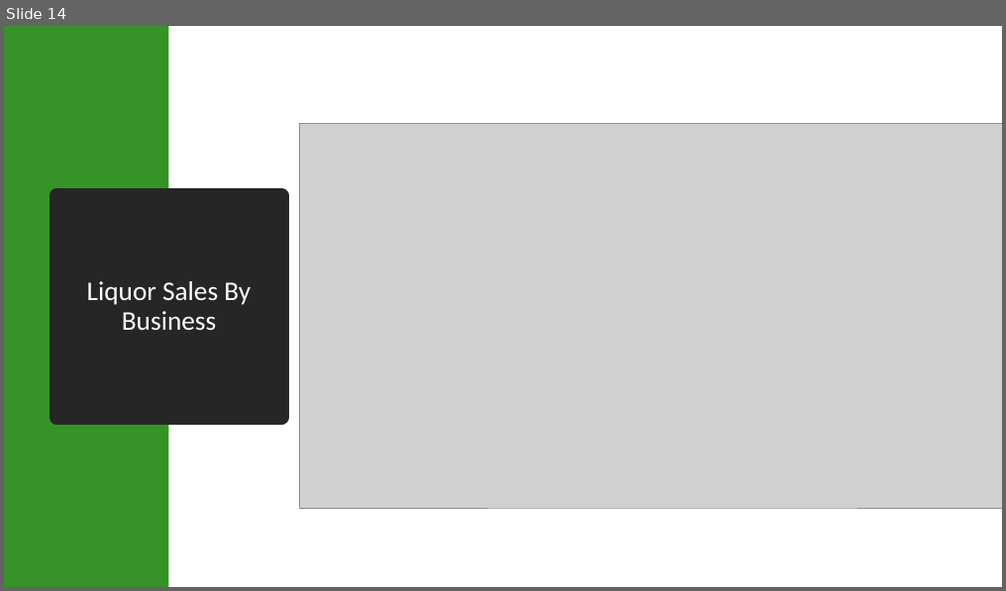
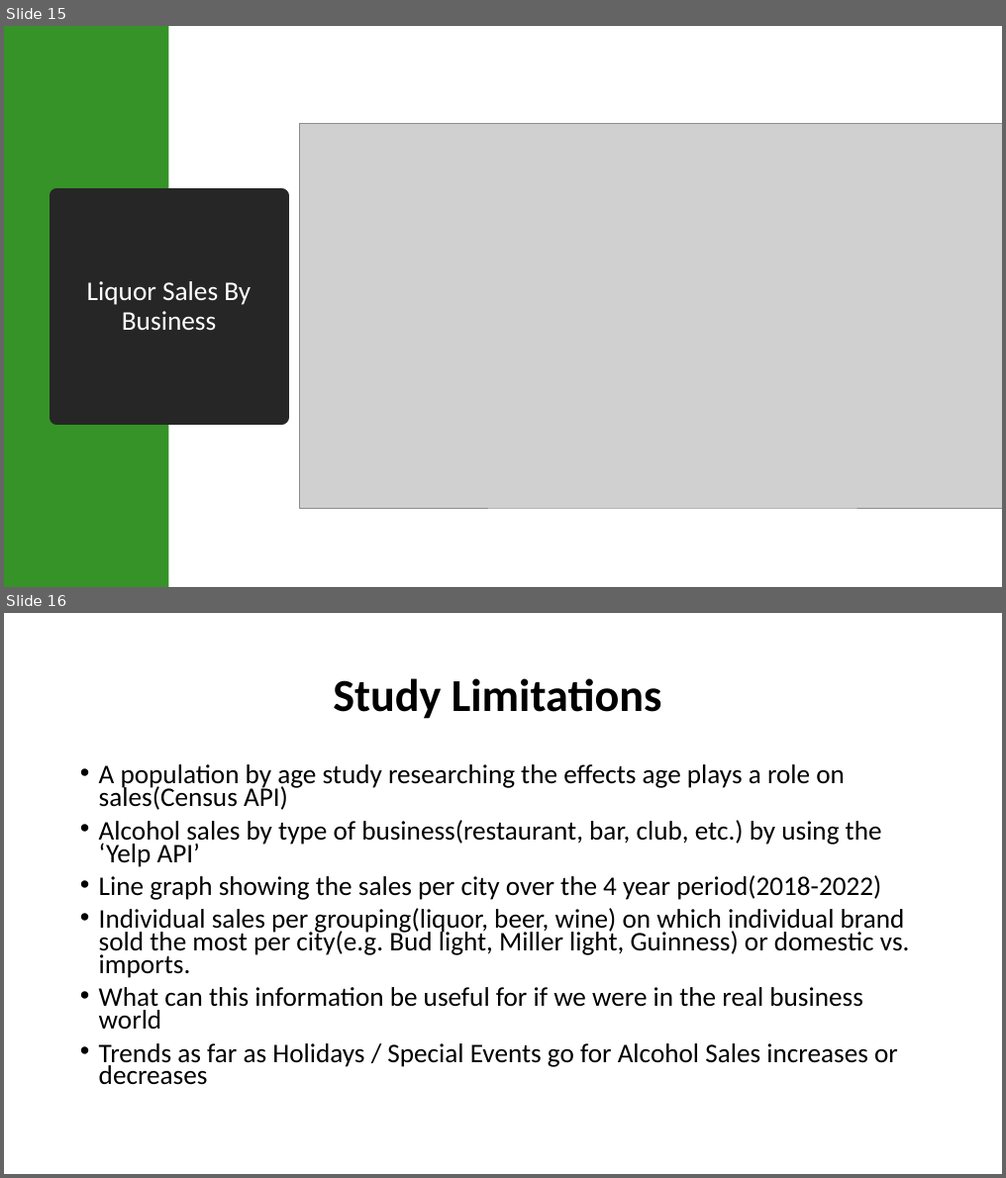
Before and after one commit to DJAMES152/project1, a slide deck: Alcohol Sales in Texas.pptx. Shown one above the other, each under a label of ours: slide 14 before the commit, slides 15 and 16 after it. The pictures are 1006x591 and 1006x1178 pixels, drawn with LibreOffice and Linux fonts; fonts in the diff are those of the drawing; grey boxes stand for pictures. Boxes give left, top, right and bottom in pixels: in the first picture for what was removed or moved away, otherwise in the second. Text is boxed around its words. In the diff, an @@ line names an element or a change of style, - is before the commit and + after.

```diff
--- a/Alcohol Sales in Texas.pptx
+++ b/Alcohol Sales in Texas.pptx
@@ slide 16 added at (4, 613, 1002, 1174), background #FFFFFF @@
@@ title added at (333, 678, 662, 719), 44 pt, text #000000, bold @@
+Study Limitations
@@ text added at (99, 764, 910, 1085), 25.9 pt, text #000000 @@
+• A population by age study researching the effects age plays a role on sales(Census API)
+• Alcohol sales by type of business(restaurant, bar, club, etc.) by using the ‘Yelp API’
+• Line graph showing the sales per city over the 4 year period(2018-2022)
+• Individual sales per grouping(liquor, beer, wine) on which individual brand sold the most per city(e.g. Bud light, Miller light, Guinness) or domestic vs. imports.
+• What can this information be useful for if we were in the real business world
+• Trends as far as Holidays / Special Events go for Alcohol Sales increases or decreases
@@ what was slide 14 is now slide 15 @@
```
Also in this commit, not shown: 1 other slide added, 1 other file.
